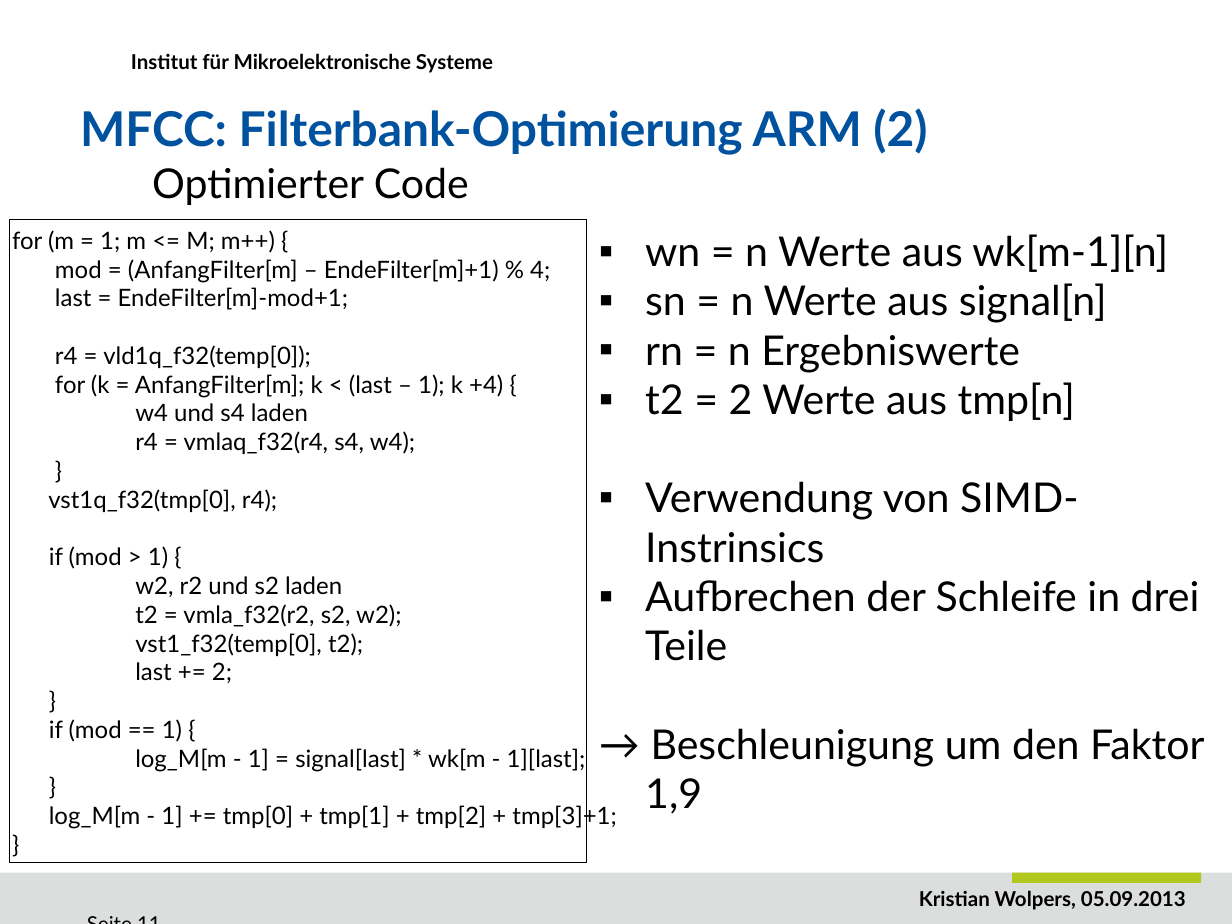
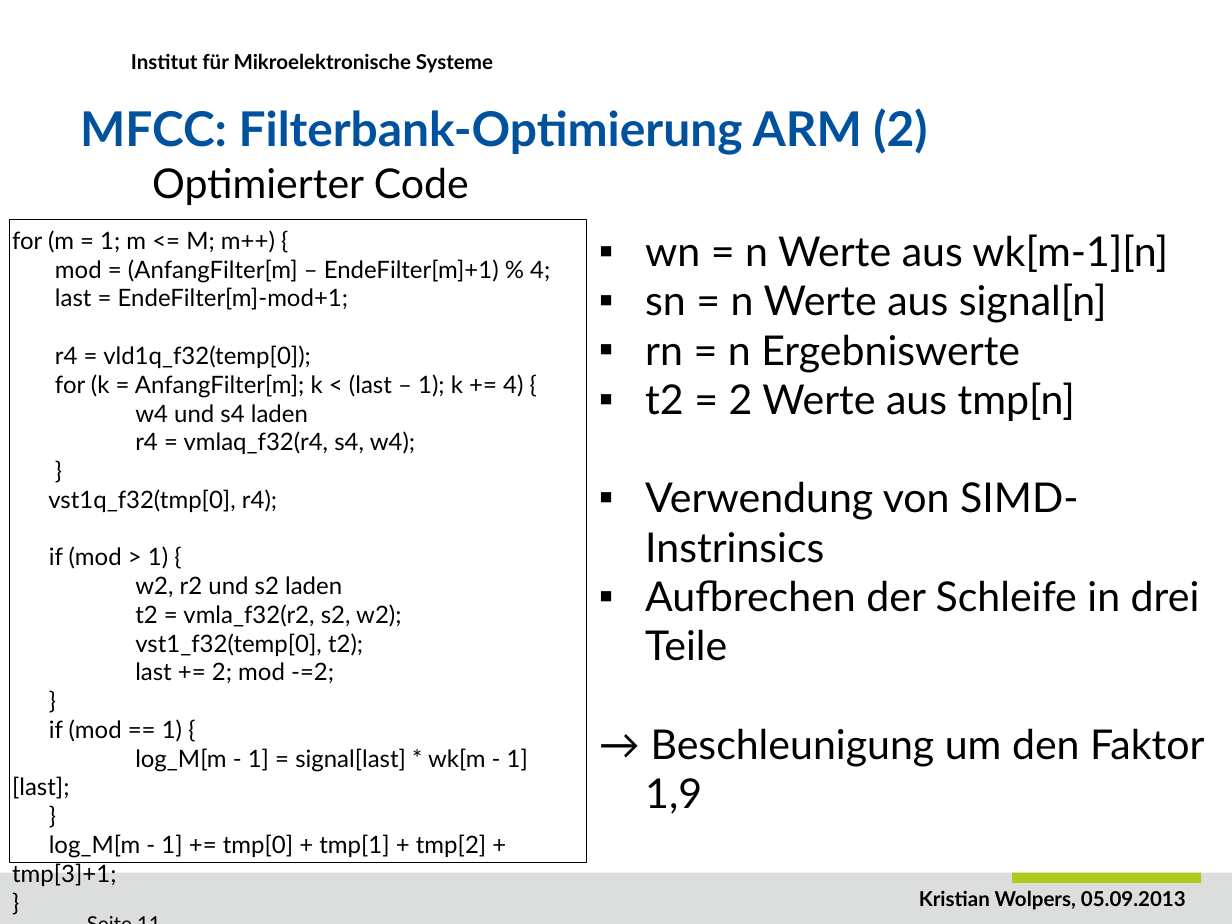
Before and after one commit to DuncanSin/Masterarbeit, a slide deck: slide 11 of Speech/Praesentation1.pptx. Drawn at 1232x924 pixels with LibreOffice and Linux fonts; fonts in the diff are those of the drawing; background and template pictures are left out. Boxes give left, top, right and bottom in pixels: in the first picture for what was removed or moved away, otherwise in the second. Text is boxed around its words. In the diff, an @@ line names an element or a change of style, - is before the commit and + after.

Commit message:
Final

```diff
--- a/Speech/Praesentation1.pptx
+++ b/Speech/Praesentation1.pptx
@@ text at <box>55,374,523,398</box>: text changed @@
-for (k = AnfangFilter[m]; k < (last – 1); k +4) {
+for (k = AnfangFilter[m]; k < (last – 1); k += 4) {
@@ text at <box>135,662,334,683</box>: text changed @@
-last += 2;
+last += 2; mod -=2;
```
Also in this commit, not shown: 2 other slides changed.
